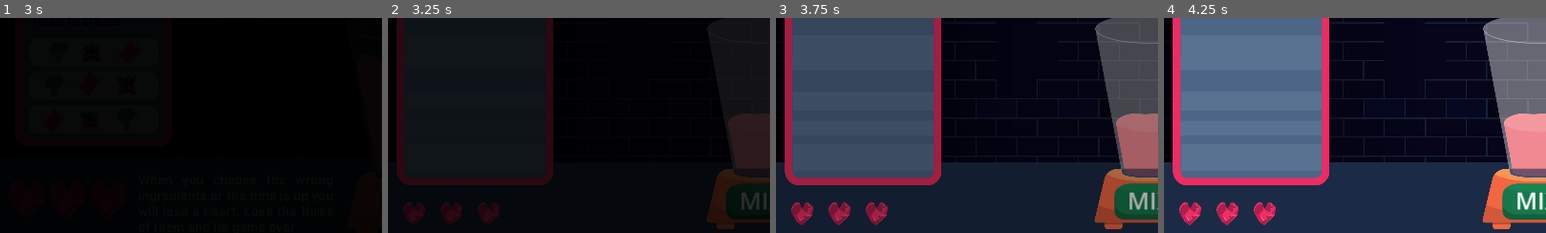
Above: before the commit, frames 1-4 (left to right).
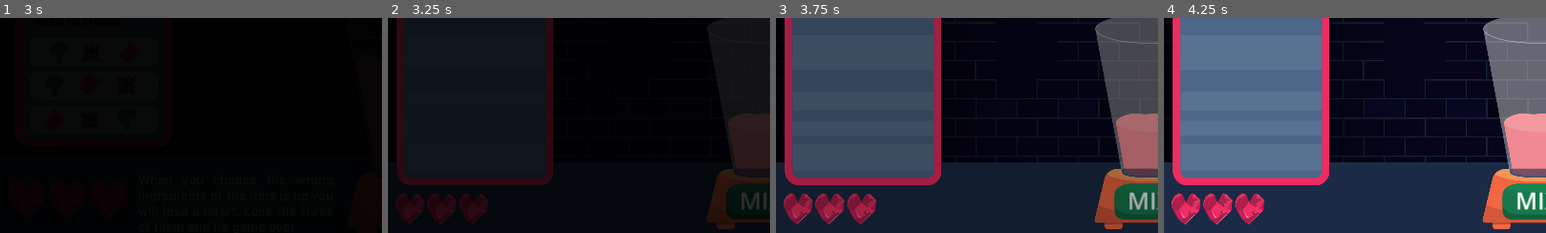
Above: after the commit, the same moments.

Repository: Daxidz/orbital-5-cyberpunk
Game: Godot game, scene res://src/scene_manager.tscn
Two runs of this game, one before a commit and one after it. Both use one fixed random seed, a clock stepped at 60 frames per second and the inputs below.
Inputs (mouse positions are % of the whole screen's width and height, from its top left):
- Up to frame 1 (3 s): click (80, 84) at 0.5 s; click (80, 84) at 1.25 s; click (23, 53) at 2 s; move the mouse to (72, 45) at 2.77 s; press the mouse at (72, 45) at 2.78 s
- Up to frame 2 (3.25 s): no input
- Up to frame 3 (3.75 s): release the mouse at (72, 45) at 3.5 s; click (49, 90) at 3.5 s
- Up to frame 4 (4.25 s): no input
The pictures show only the part of the screen within x 0-50%, y 48-98%; the shares and areas given below are measured in that part.

Frame 1 is identical in both runs. In frame 2, 2.0% of the frame differs, in the area x 2-30%, y 81-97%; in frame 3, 2.6%; in frame 4, 2.7%.

Commit message:
Change hearts dispawn order

Diff:
--- a/src/main.tscn
+++ b/src/main.tscn
@@ -199,7 +199,7 @@
 [node name="ScoreManager" parent="." instance=ExtResource("13_n74ld")]
 z_index = 20
 z_as_relative = false
-position = Vector2(43, 978)
-scale = Vector2(0.6, 0.6)
+position = Vector2(23, 956)
+scale = Vector2(0.8, 0.8)
 
 [connection signal="timeout" from="TapisIngredients/Timer" to="TapisIngredients" method="_on_timer_timeout"]
--- a/src/score_manager.gd
+++ b/src/score_manager.gd
@@ -7,9 +7,9 @@
 var lives: int = 3
 
 @onready var hearts: Array = [
+	$Heart1,
+	$Heart2,
 	$Heart3,
-	$Heart2,
-	$Heart1
 ]
 
 # Called when the node enters the scene tree for the first time.
--- a/src/score_manager.tscn
+++ b/src/score_manager.tscn
@@ -1,27 +1,11 @@
-[gd_scene load_steps=6 format=3 uid="uid://w21jxvoygl2x"]
+[gd_scene load_steps=4 format=3 uid="uid://w21jxvoygl2x"]
 
 [ext_resource type="Script" path="res://src/score_manager.gd" id="1_blcx3"]
-[ext_resource type="FontFile" uid="uid://cjrpxkeokkqfm" path="res://res/fonts/Industry/Industry-Bold.ttf" id="2_gy3jw"]
 [ext_resource type="AudioStream" uid="uid://hpuneixalorh" path="res://res/sounds/error_01.wav" id="3_uwgh3"]
 [ext_resource type="Texture2D" uid="uid://bpjpqp7474o3f" path="res://res/img/ui/vie.svg" id="4_5qsx2"]
 
-[sub_resource type="LabelSettings" id="LabelSettings_fi3f6"]
-font = ExtResource("2_gy3jw")
-font_size = 72
-
 [node name="ScoreManager" type="Node2D"]
 script = ExtResource("1_blcx3")
-
-[node name="Label" type="Label" parent="."]
-visible = false
-custom_minimum_size = Vector2(200, 0)
-offset_right = 40.0
-offset_bottom = 23.0
-text = "+420"
-label_settings = SubResource("LabelSettings_fi3f6")
-horizontal_alignment = 2
-vertical_alignment = 1
-metadata/_edit_use_anchors_ = true
 
 [node name="Error" type="AudioStreamPlayer" parent="."]
 stream = ExtResource("3_uwgh3")
@@ -32,13 +16,11 @@
 centered = false
 
 [node name="Heart2" type="Sprite2D" parent="."]
-visible = false
 texture = ExtResource("4_5qsx2")
 centered = false
-offset = Vector2(156, 0)
+offset = Vector2(100, 0)
 
 [node name="Heart3" type="Sprite2D" parent="."]
-visible = false
 texture = ExtResource("4_5qsx2")
 centered = false
-offset = Vector2(312, 0)
+offset = Vector2(200, 0)
